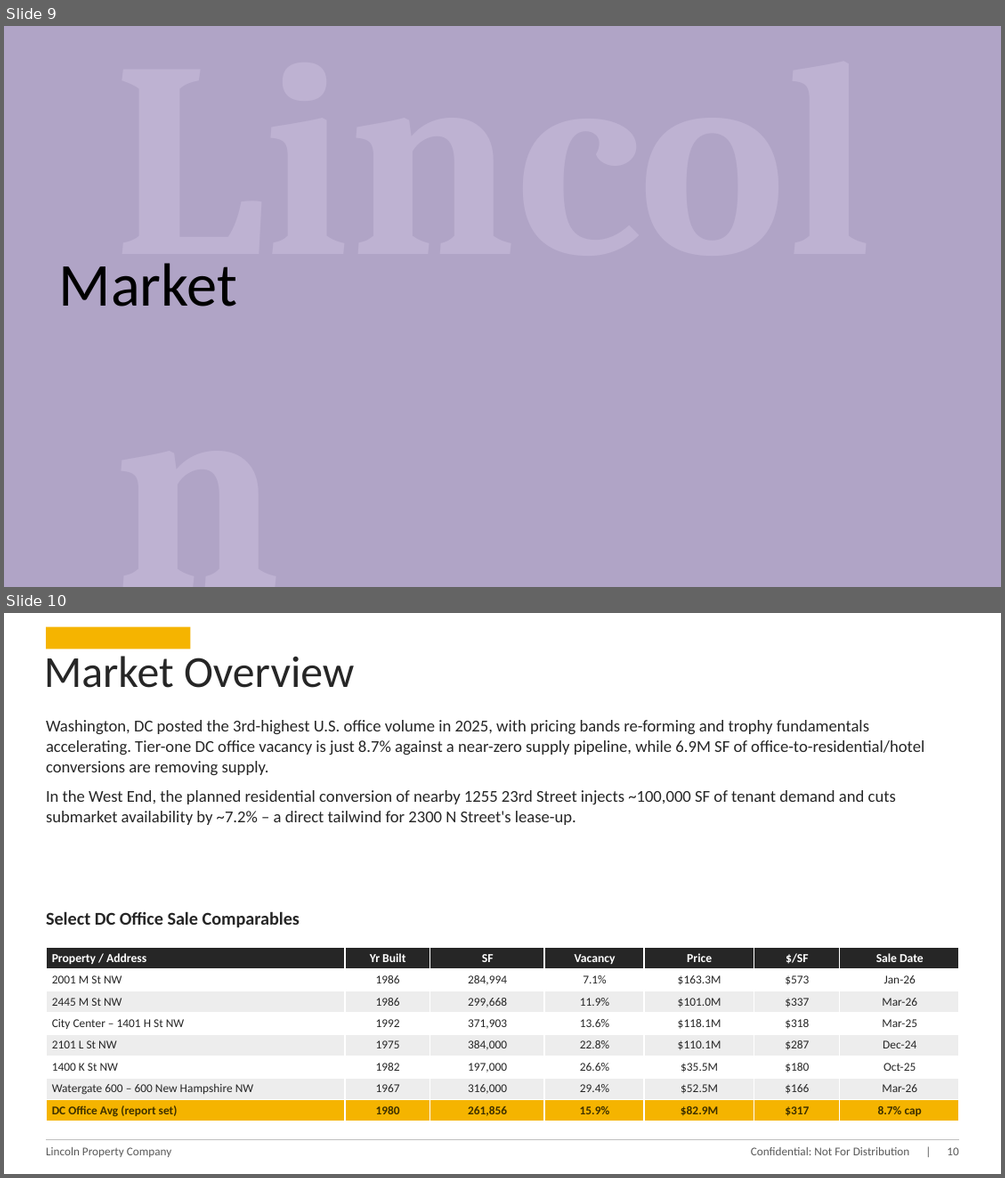
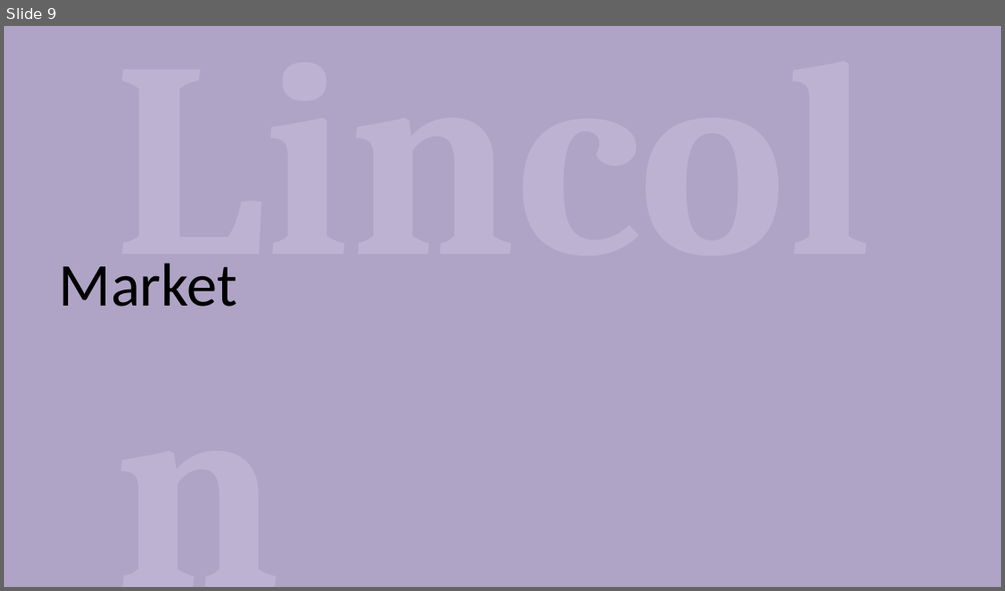
Before and after one commit to fredballs1115-ux/Underwrite-Copilot, a slide deck: equity-deck/2300_N_Street_NW_Investment_Overview.pptx. Shown one above the other, each under a label of ours: slides 9 and 10 before the commit, slide 9 after it. The pictures are 1005x1178 and 1005x591 pixels, drawn with LibreOffice and Linux fonts; fonts in the diff are those of the drawing. Boxes give left, top, right and bottom in pixels: in the first picture for what was removed or moved away, otherwise in the second. Text is boxed around its words. In the diff, an @@ line names an element or a change of style, - is before the commit and + after.

```diff
--- a/equity-deck/2300_N_Street_NW_Investment_Overview.pptx
+++ b/equity-deck/2300_N_Street_NW_Investment_Overview.pptx
@@ slide 10 removed at [4, 613, 1001, 1174], background #FFFFFF @@
@@ rectangle removed at [46, 627, 190, 649] @@
@@ text removed at [44, 656, 355, 688] @@
-Market Overview
@@ text removed at [46, 720, 924, 825] @@
-Washington, DC posted the 3rd-highest U.S. office volume in 2025, with pricing bands re-forming and trophy fundamentals accelerating. Tier-one DC office vacancy is just 8.7% against a near-zero supply pipeline, while 6.9M SF of office-to-residential/hotel conversions are removing supply.
-In the West End, the planned residential conversion of nearby 1255 23rd Street injects ~100,000 SF of tenant demand and cuts submarket availability by ~7.2% – a direct tailwind for 2300 N Street's lease-up.
@@ text removed at [46, 911, 299, 927] @@
-Select DC Office Sale Comparables
@@ table removed at [46, 947, 959, 1121], 8 rows, 7 columns @@
-Property / Address | Yr Built | SF | Vacancy | Price | $/SF | Sale Date
-2001 M St NW | 1986 | 284,994 | 7.1% | $163.3M | $573 | Jan-26
-2445 M St NW | 1986 | 299,668 | 11.9% | $101.0M | $337 | Mar-26
-City Center – 1401 H St NW | 1992 | 371,903 | 13.6% | $118.1M | $318 | Mar-25
-2101 L St NW | 1975 | 384,000 | 22.8% | $110.1M | $287 | Dec-24
-1400 K St NW | 1982 | 197,000 | 26.6% | $35.5M | $180 | Oct-25
-Watergate 600 – 600 New Hampshire NW | 1967 | 316,000 | 29.4% | $52.5M | $166 | Mar-26
-DC Office Avg (report set) | 1980 | 261,856 | 15.9% | $82.9M | $317 | 8.7% cap
@@ elbow line removed from (46, 1139) to (959, 1139) @@
@@ text removed at [46, 1147, 172, 1157] @@
-Lincoln Property Company
@@ text removed at [751, 1147, 958, 1155] @@
-Confidential: Not For Distribution | 10
```
Also in this commit, not shown: 5 slides changed, 6 slides added, 2 other slides removed, 2 other files.
